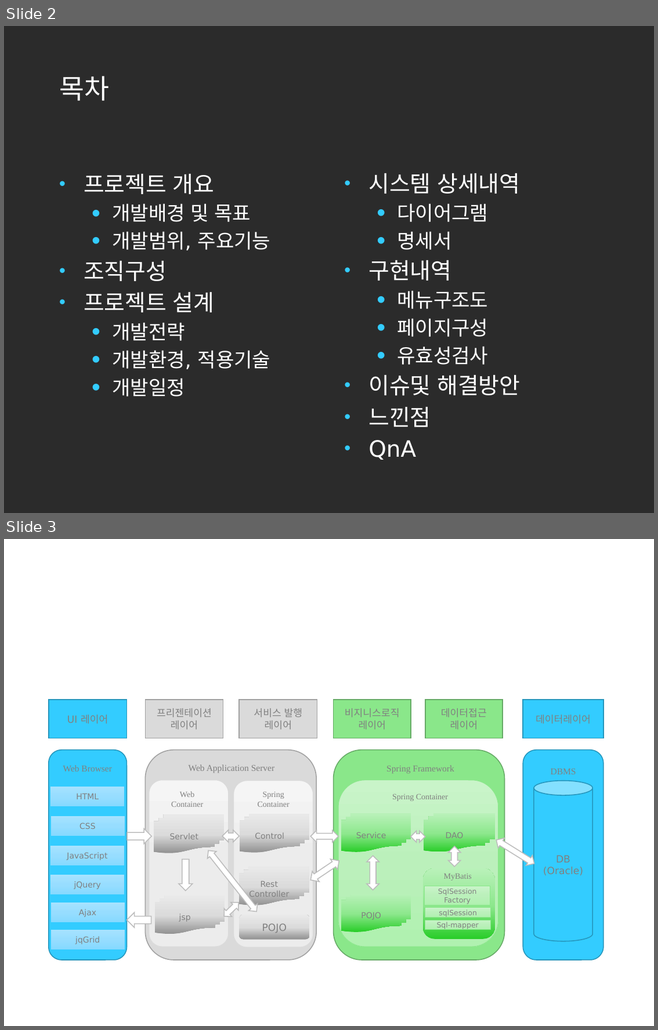
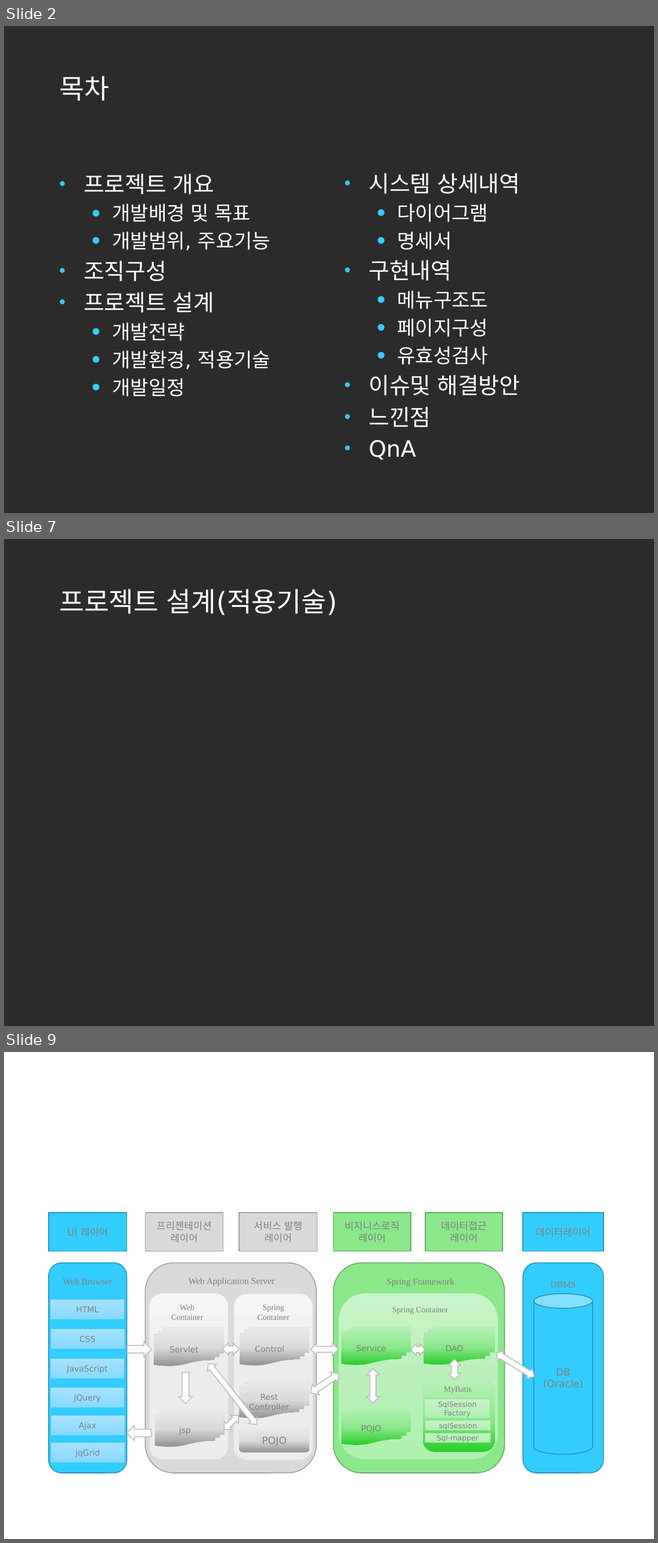
Before and after one commit to korea600/useful, a slide deck: Useful/UML/Presentation/useful_ppt_초안.pptx. Shown one above the other, each under a label of ours: slides 2 and 3 before the commit, slides 2, 7 and 9 after it; the slides between them are not shown. The pictures are 658x1030 and 658x1543 pixels, drawn with LibreOffice and Linux fonts; fonts in the diff are those of the drawing; background and template pictures are left out; a plain dark background stands for a picture behind light text. Boxes give left, top, right and bottom in pixels: in the first picture for what was removed or moved away, otherwise in the second. Text is boxed around its words. In the diff, an @@ line names an element or a change of style, - is before the commit and + after.

```diff
--- a/Useful/UML/Presentation/useful_ppt_초안.pptx
+++ b/Useful/UML/Presentation/useful_ppt_초안.pptx
@@ slide 7 added at [4,539,654,1026], background picture (left out) @@
@@ title added at [59,589,337,615], 30 pt, text #FFFFFF @@
+프로젝트 설계(적용기술)
@@ what was slide 3 is now slide 9 @@
```
Also in this commit, not shown: 1 slide changed, 75 other slides added, 8 other files.
